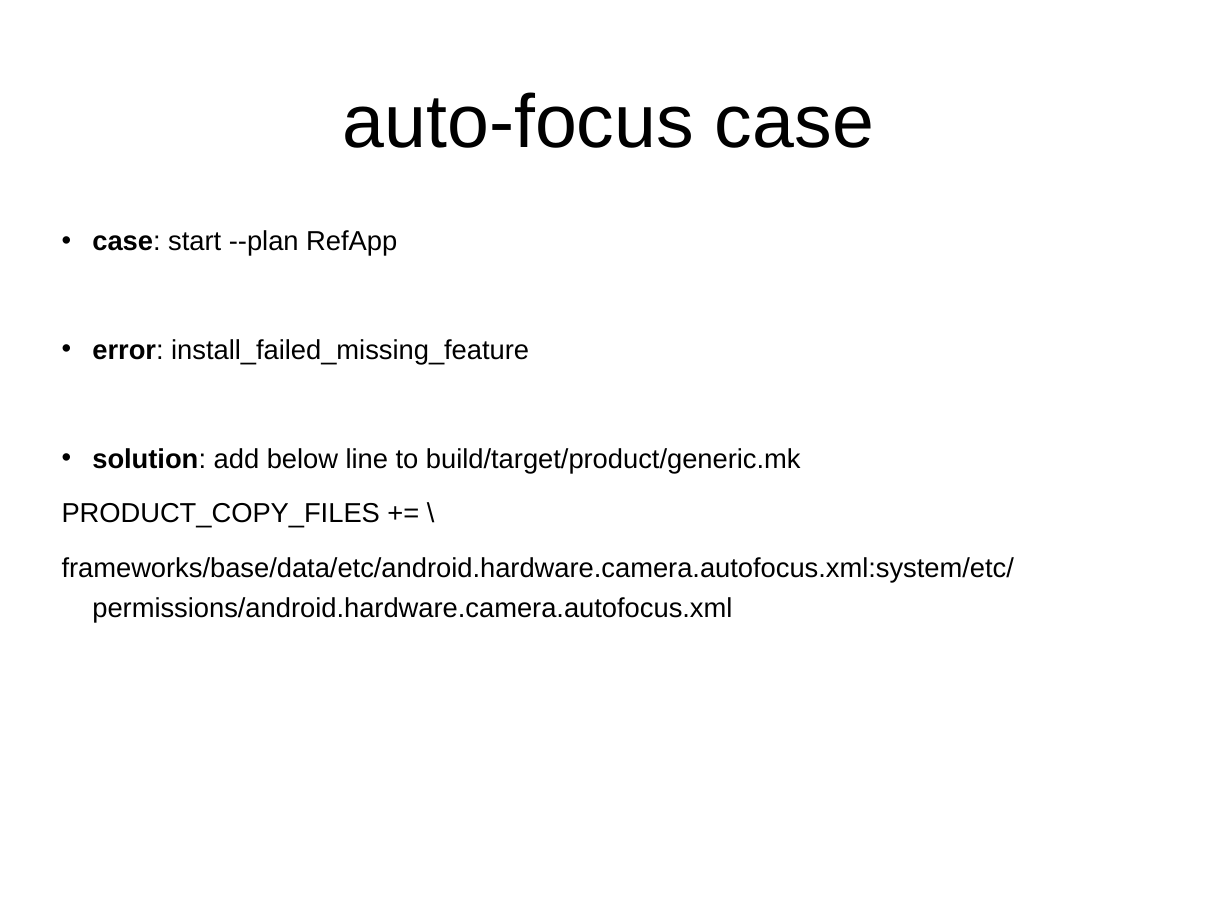
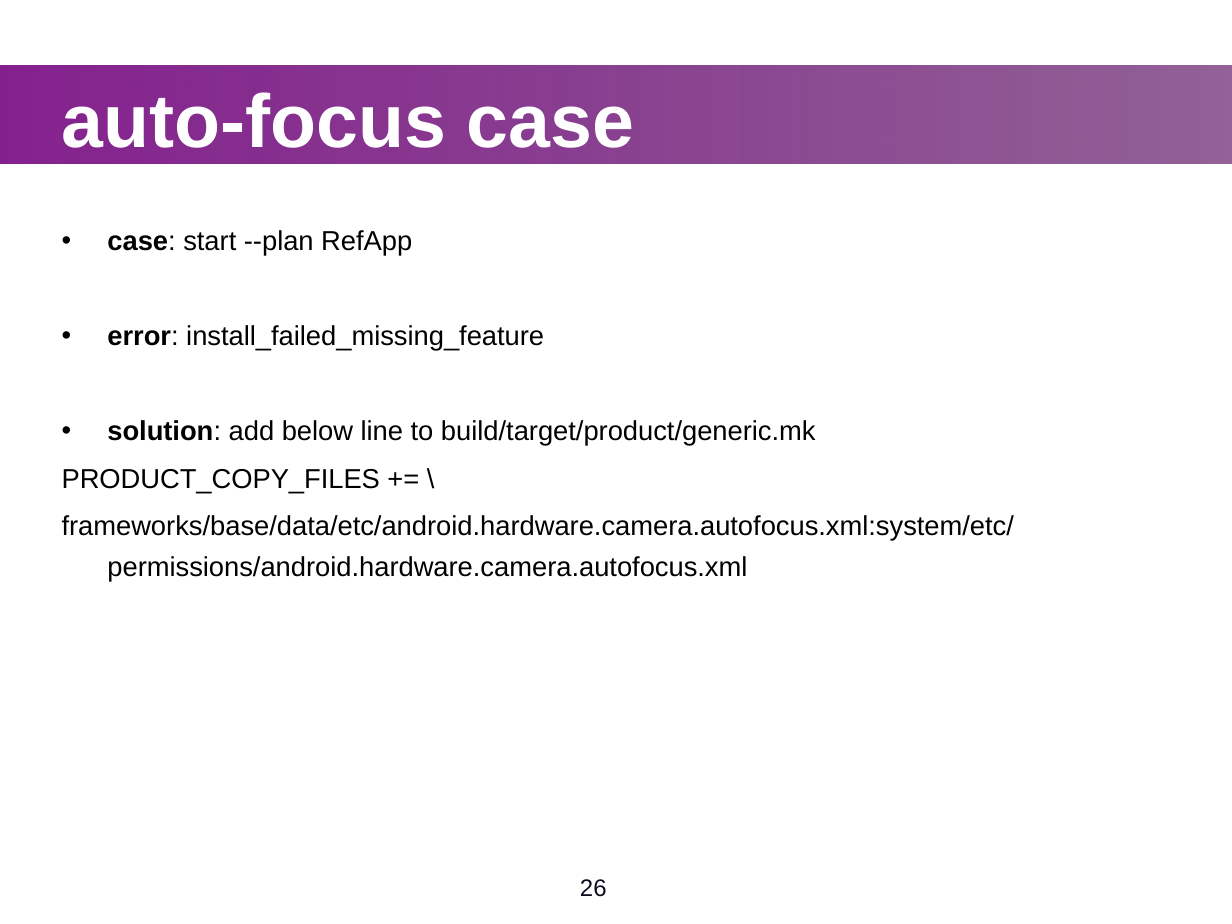
Before and after one commit to widerules/system-information, a slide deck: slide 26 of cts/CTS-training.ppt. Drawn at 1232x924 pixels with LibreOffice and Linux fonts; fonts in the diff are those of the drawing; background and template pictures are left out. Boxes give left, top, right and bottom in pixels: in the first picture for what was removed or moved away, otherwise in the second. Text is boxed around its words. In the diff, an @@ line names an element or a change of style, - is before the commit and + after.

Commit message:
jingtao: change style for all CTS slides

```diff
--- a/cts/CTS-training.ppt
+++ b/cts/CTS-training.ppt
@@ text "auto-focus case" at (62, 92, 634, 148): text colour #000000 to #FFFFFF, bold on; alignment centre to left @@
@@ rectangle added at (0, 65, 1232, 163), fill gradient #85218F to #611868 @@
@@ text "case: start --plan RefApp" at (62, 230, 1014, 582): indent changed; less space between paragraphs @@
@@ page number added at (580, 879, 607, 897), 14 pt, text #120B1E @@
+26
```
Also in this commit, not shown: 36 other slides changed, 2 slides added, 3 slides removed, 2 other files.
